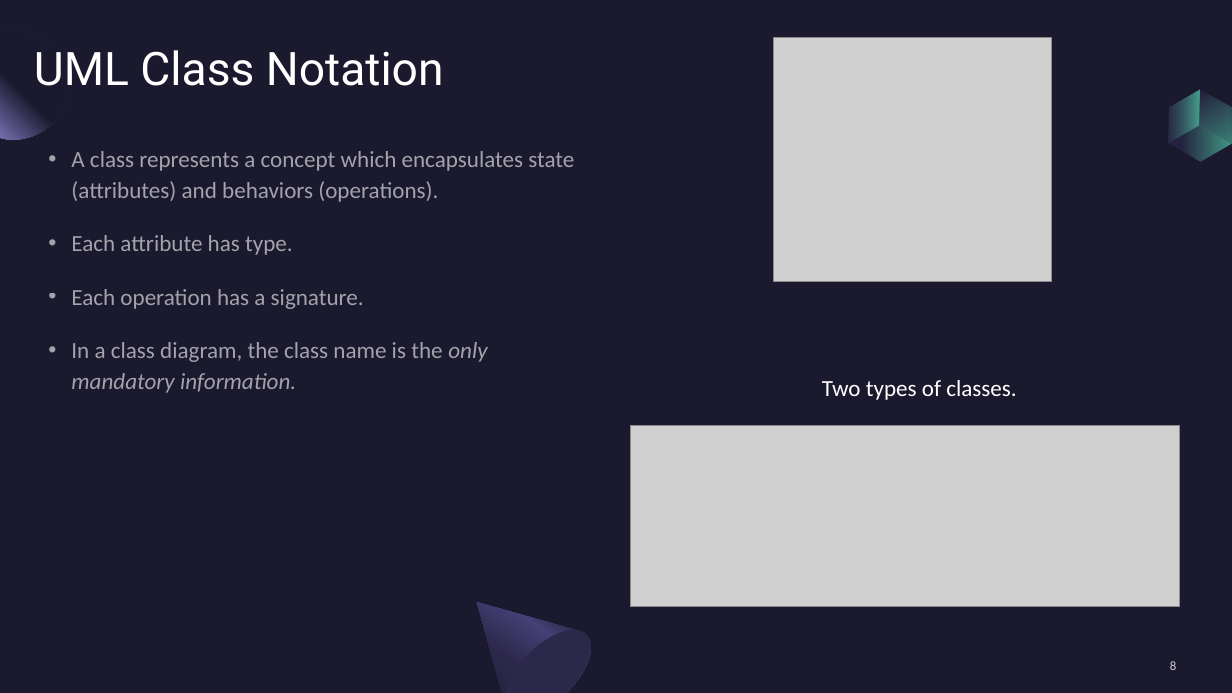
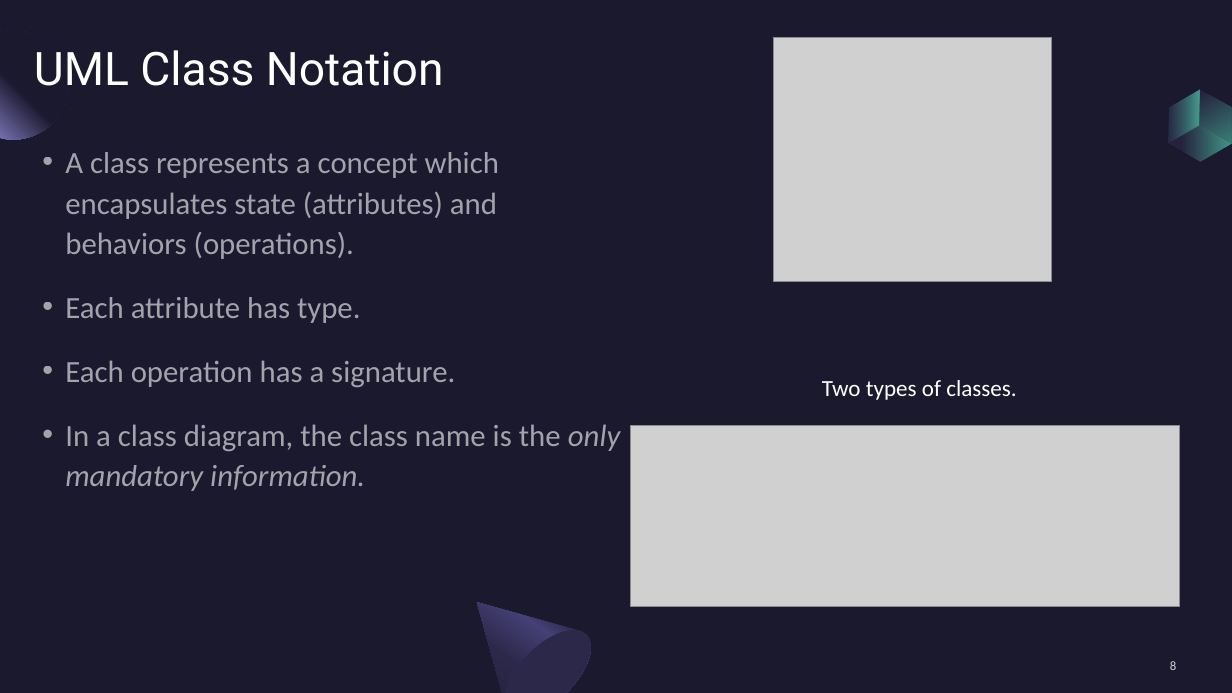
Before and after one commit to draidyn/ATMApplication, a slide deck: slide 8 of FinalPresentationClassDiagram.pptx. Drawn at 1232x693 pixels with LibreOffice and Linux fonts; fonts in the diff are those of the drawing; grey boxes stand for pictures. Boxes give left, top, right and bottom in pixels: in the first picture for what was removed or moved away, otherwise in the second. Text is boxed around its words. In the diff, an @@ line names an element or a change of style, - is before the commit and + after.

Commit message:
unified the theme of the slide layout

```diff
--- a/FinalPresentationClassDiagram.pptx
+++ b/FinalPresentationClassDiagram.pptx
@@ text "A class represents a concept ..." at bbox=[65, 152, 620, 491]: size 18 to 24 pt @@
```
Also in this commit, not shown: 9 other slides changed.
